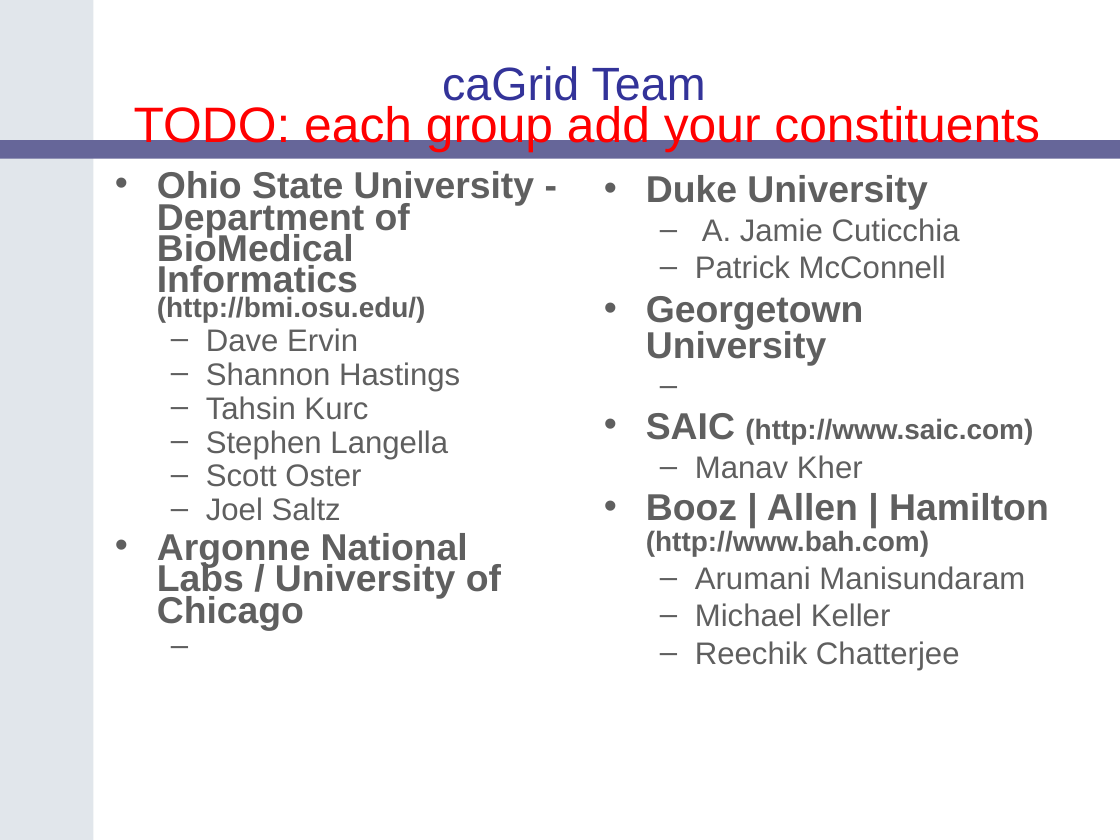
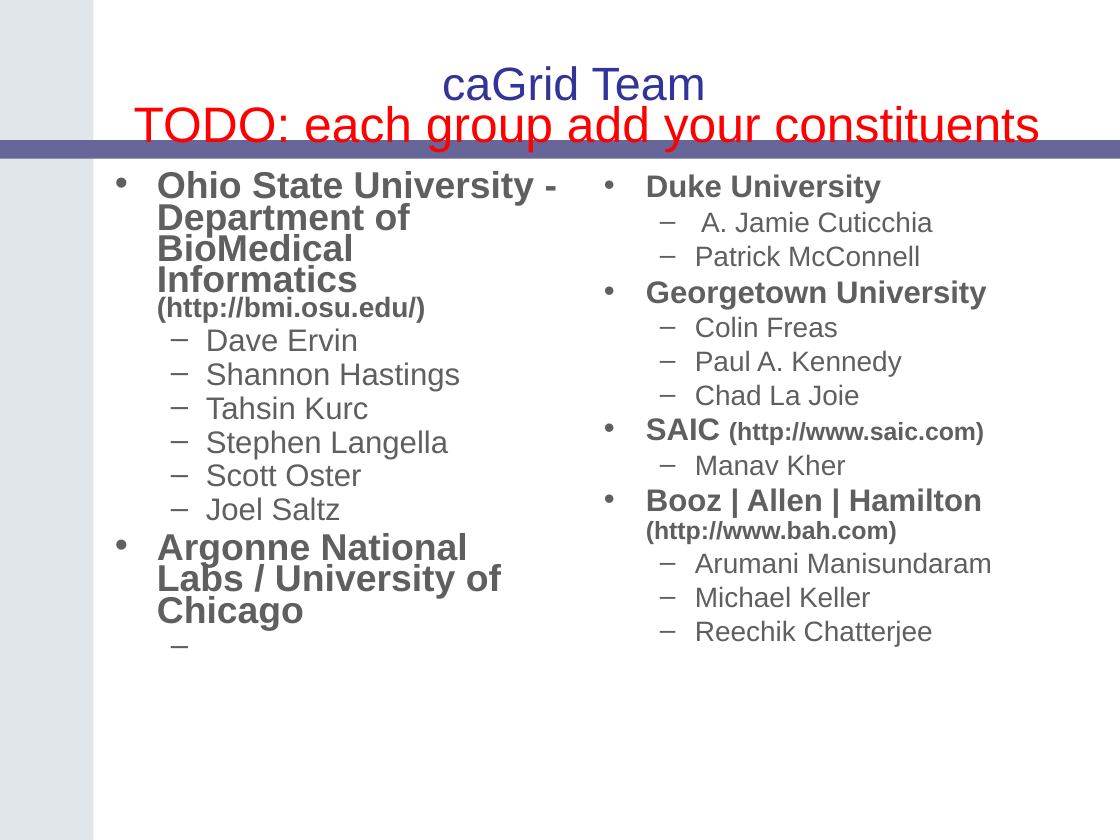
Before and after one commit to NCIP/cagrid-portal, a slide deck: slide 24 of cagrid-1-0/Documentation/presentations/200604_AnnualMeeting/caGrid-1.0-Demo.ppt. Drawn at 1120x840 pixels with LibreOffice and Linux fonts; fonts in the diff are those of the drawing; background and template pictures are left out. Boxes give left, top, right and bottom in pixels: in the first picture for what was removed or moved away, otherwise in the second. Text is boxed around its words. In the diff, an @@ line names an element or a change of style, - is before the commit and + after.

Commit message:
copied georgetown team over

```diff
--- a/cagrid-1-0/Documentation/presentations/200604_AnnualMeeting/caGrid-1.0-Demo.ppt
+++ b/cagrid-1-0/Documentation/presentations/200604_AnnualMeeting/caGrid-1.0-Demo.ppt
@@ text at (646,174,992,646): size 24 to 20 pt in "Duke University", "Georgetown University", "SAIC", "Booz | Allen | Hamilton"; size 20 to 18 pt in "A. Jamie Cuticchia", "Patrick McConnell", "Manav Kher", "Arumani Manisundaram" and 2 more places; size 18 to 16 pt in "(http://www.saic.com)", "(http://www.bah.com)"; less space between paragraphs @@
@@ text at (695,316,902,406): paragraphs added @@
+  – Colin Freas
+  – Paul A. Kennedy
+  – Chad La Joie
```
